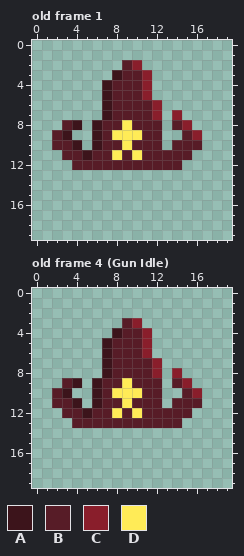
Pixel-art file: assets/images/aseprite/cowboy/BigHatHat.aseprite. Above: the version before the commit.
20x20 pixels, 36 frames. Shown: old frame 1, old frame 4 (Gun Idle). The commit also changed other frames, which this record leaves out.
Palette (. is transparent): A #3c141b  B #571c27  C #891e2b  D #ffeb57
Pixels before, old frame 1, first column x 2:
 2 .......BC......
 3 ......ABBC.....
 4 .....ABBBC.....
 5 .....ABBBC.....
 6 .....ABBBBC....
 7 .....ABBBBC.C..
 8 .BA.ABBDBBB.BC.
 9 BA..ABDDDBB..BC
10 BBA.ABBDBBB.BBB
11 .BBABBDBDBBBBB.
12 ..BBBBBBBBBBB..
Pixels before, old frame 4 (Gun Idle), first column x 2:
 3 .......BC......
 4 ......ABBC.....
 5 .....ABBBC.....
 6 .....ABBBC.....
 7 .....ABBBBC....
 8 .....ABBBBC.C..
 9 .BA.ABBDBBB.BC.
10 BA..ABDDDBB..BC
11 BBA.ABBDBBB.BBB
12 .BBABBDBDBBBBB.
13 ..BBBBBBBBBBB..
The same view after the edit:
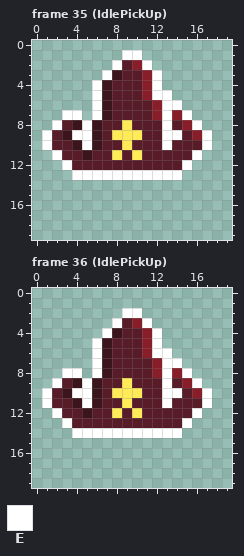
Colours new in this view: E #ffffff
A new or re-ordered frame is compared with the old frame closest to it.
What changed:
frames 36 -> 50
Frame 35 (IdlePickUp) is new; against old frame 1, layer "Layer 1":
Colour E is added in row 1 at x 9 to 10; in row 2 at x 8 and 11; in row 3 at x 7 and 12; in row 4 at x 6 and 12; in row 5 at x 6 and 12 to 13; in row 6 at x 6 and 13 to 14.
Colour E is added in row 7 at x 3 to 4, 6, 13 and 15; in row 8 at x 2, 5, 13 and 16; in row 9 at x 1, 4 to 5, 13 to 14 and 17; in row 10 at x 1, 5, 13 and 17; in row 11 at x 2 and 16; in row 12 at x 3 and 15.
Colour E is added in row 13 at x 4 to 14.
Frame 36 (IdlePickUp) is new; against old frame 4 (Gun Idle), layer "Layer 1":
Colour E is added in row 2 at x 9 to 10; in row 3 at x 8 and 11; in row 4 at x 7 and 12; in row 5 at x 6 and 12; in row 6 at x 6 and 12 to 13; in row 7 at x 6 and 13 to 14.
Colour E is added in row 8 at x 3 to 4, 6, 13 and 15; in row 9 at x 2, 5, 13 and 16; in row 10 at x 1, 4 to 5, 13 to 14 and 17; in row 11 at x 1, 5, 13 and 17; in row 12 at x 2 and 16; in row 13 at x 3 and 15.
Colour E is added in row 14 at x 4 to 14.
Boxes around the changes in both pictures, in picture pixels (x1, y1, x2, y2):
added: (42, 50, 212, 180)
added: (42, 308, 212, 438)
